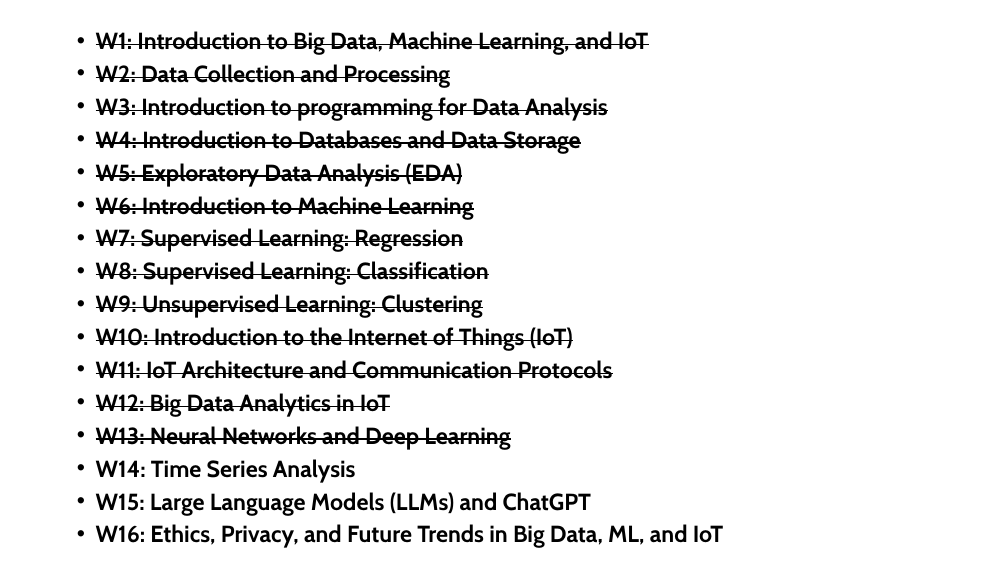
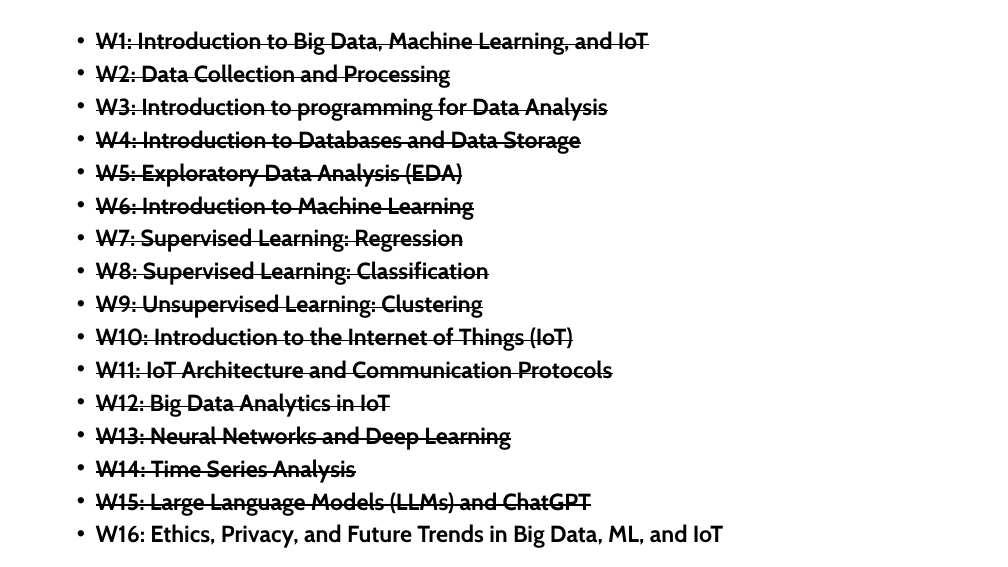
Before and after one commit to cannotpass/big-data-2024, a slide deck: slide 8 of prezentacje/2024-zajecia1.pptx. Drawn at 1008x567 pixels with LibreOffice and Linux fonts; fonts in the diff are those of the drawing. Boxes give left, top, right and bottom in pixels: in the first picture for what was removed or moved away, otherwise in the second. Text is boxed around its words. In the diff, an @@ line names an element or a change of style, - is before the commit and + after.

```diff
--- a/prezentacje/2024-zajecia1.pptx
+++ b/prezentacje/2024-zajecia1.pptx
@@ text at [96,459,592,516]: strikethrough on in "W14: Time Series Analysis", "W15: Large Language Models (LLMs) and ChatGPT" @@
```
Also in this commit, not shown: 1 other file.
